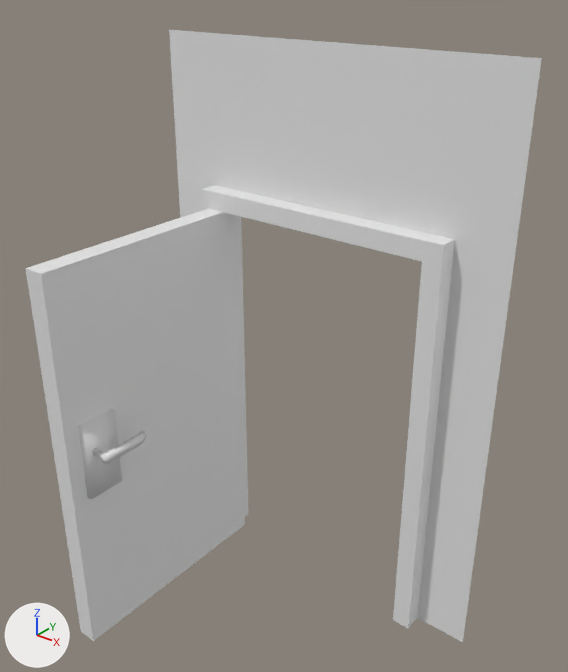
The FBX model Assets/Arts/Models/model_door_01_open.fbx as it was, and as the next commit left it.
One viewpoint serves both versions: a 50 mm camera at (1.19, -3.04, 3.35) aimed at (-0.93, -0.39, 1.71). Lighting does not change. The marker at lower left points along +X, +Y and +Z. Where no turn or scale is listed for an object, it has been applied to the vertices.
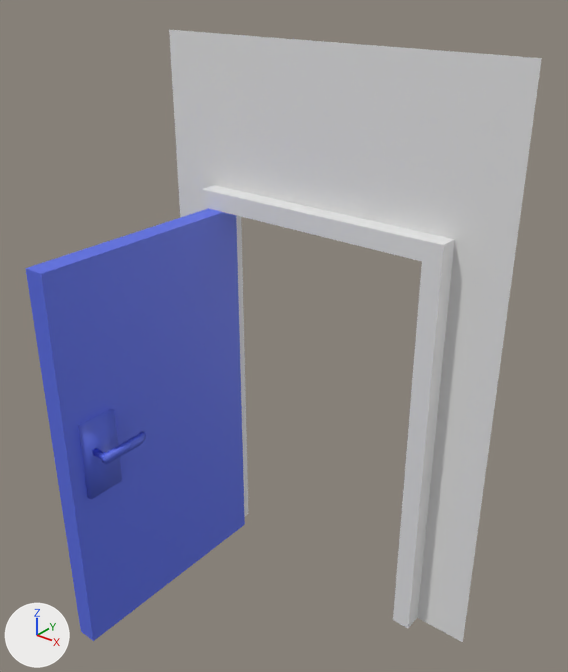
Edits to the scene script, one JSON object a line:
```json
{"op": "add", "block": "mat_material_002", "code": ["mat_material_002 = principled_material('Material.002')", "mat_material_002.base_color = (0.101, 0.153, 0.8)  # blue #596de7"]}
{"op": "add", "block": "mat_material", "code": ["mat_material = principled_material('Material')", "mat_material.base_color = (0.8, 0.8, 0.8)  # white #e7e7e7"]}
{"block": "me_plane_013", "where": "me_plane_013.from_pydata(...)  # 64 vertices, 48 faces; spans x -2.0..0.0, y -1.24..0.1, z 0.0..3.0"}
{"block": "me_plane_013", "where": "# used by ob_plane_028; location = (0.0, 0.0, 0.0)"}
{"block": "me_plane_013", "change": "me_plane_013 part 1: 30 of the faces centred in x -1.68..-1.43, y -1.24..-0.62, z 0.91..1.33 switch from no material to mat_material_002 (blue #596de7)"}
{"block": "me_plane_013", "change": "me_plane_013 part 2: 1 of the faces centred in x -1.62, y -0.62, z 2.13 switch from no material to mat_material_002 (blue #596de7)"}
{"op": "add", "block": "me_plane_013", "code": "me_plane_013.materials.append(mat_material)  # white #e7e7e7"}
```

Location of each change, [x1, y1, x2, y2] in pixels of the pictures (568 x 672 px):
```json
{"part": 1, "of": "me_plane_013", "change": "recoloured", "before": [26, 212, 245, 641], "after": [26, 212, 245, 641], "on screen": "white to blue"}
{"part": 2, "of": "me_plane_013", "change": "recoloured", "before": [26, 208, 222, 274], "after": [26, 208, 222, 274], "on screen": "white to blue"}
```
